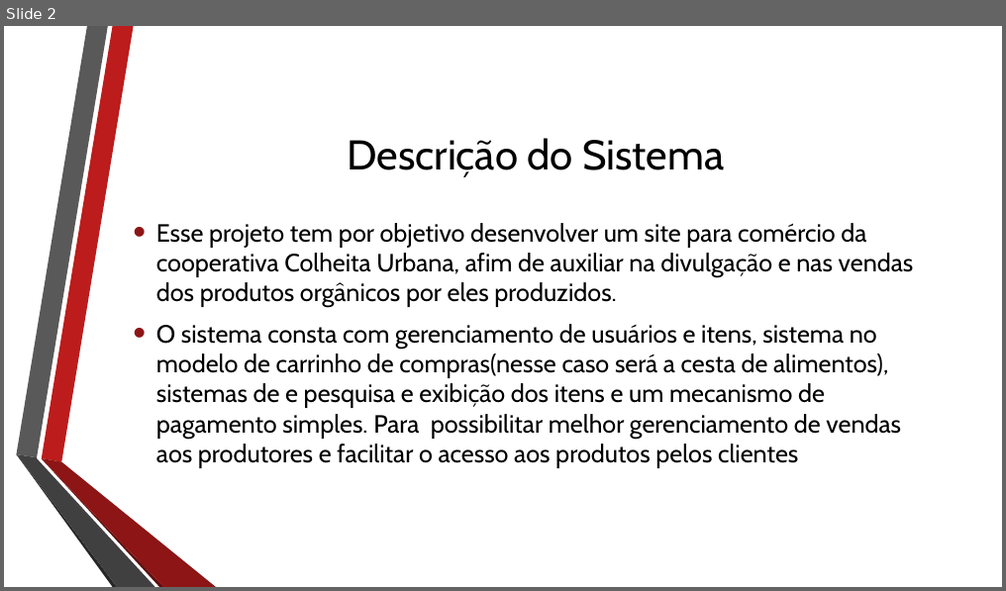
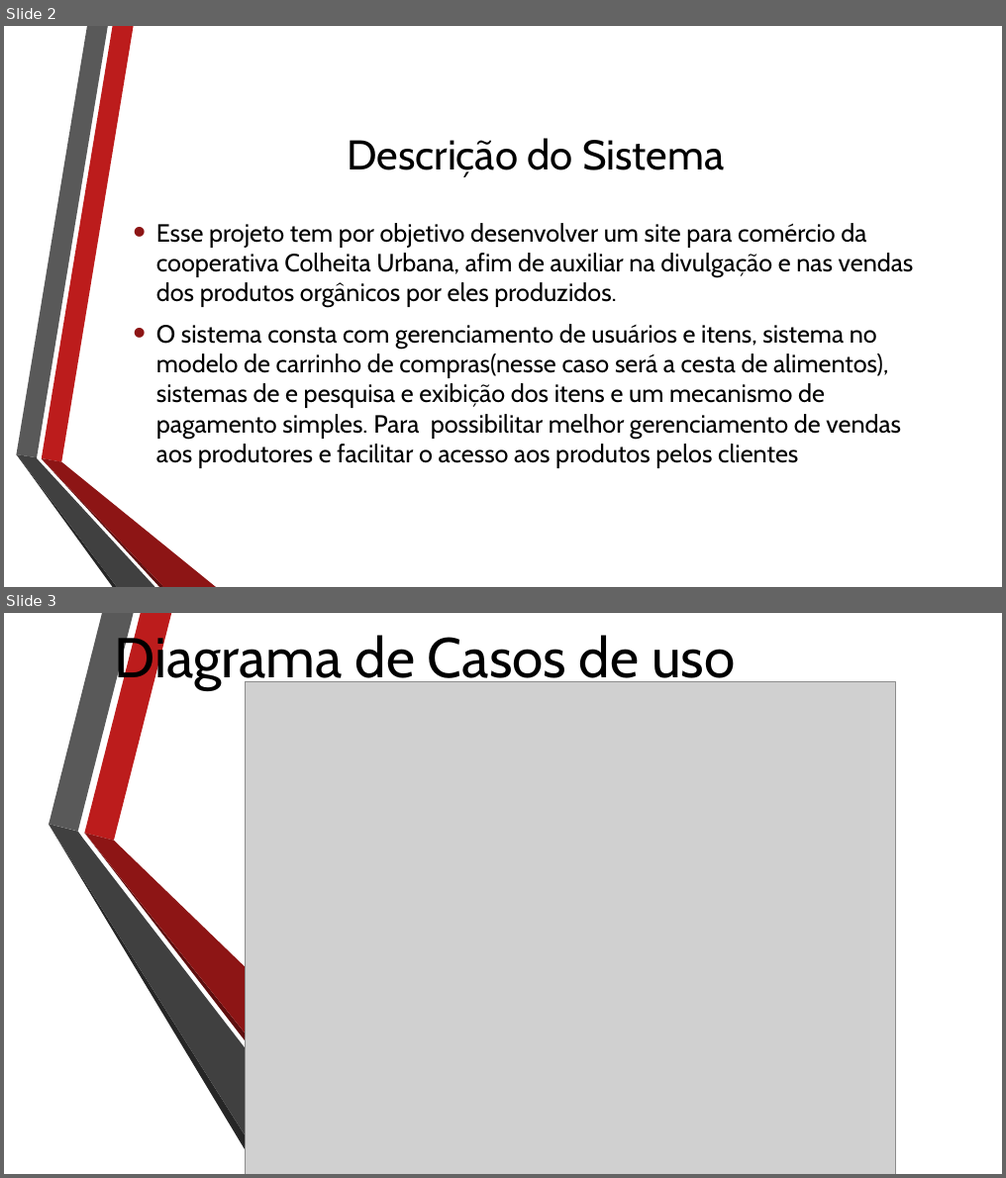
Before and after one commit to redtxai/bellsprout, a slide deck: Documentação/Colheita Urbana.pptx. Shown one above the other, each under a label of ours: slide 2 before the commit, slides 2 and 3 after it. The pictures are 1006x591 and 1006x1178 pixels, drawn with LibreOffice and Linux fonts; fonts in the diff are those of the drawing; grey boxes stand for pictures; background and template pictures are left out. Boxes give left, top, right and bottom in pixels: in the first picture for what was removed or moved away, otherwise in the second. Text is boxed around its words. In the diff, an @@ line names an element or a change of style, - is before the commit and + after.

```diff
--- a/Documentação/Colheita Urbana.pptx
+++ b/Documentação/Colheita Urbana.pptx
@@ slide 3 added at box(4, 613, 1002, 1174), background picture (left out) @@
@@ title added at box(115, 629, 735, 689), 54 pt, text #000000 @@
+Diagrama de Casos de uso
@@ picture added at box(245, 682, 896, 1174) @@
@@ group added at box(49, 613, 460, 1174): 6 freeform shapes @@
```
Also in this commit, not shown: 3 other slides added.
